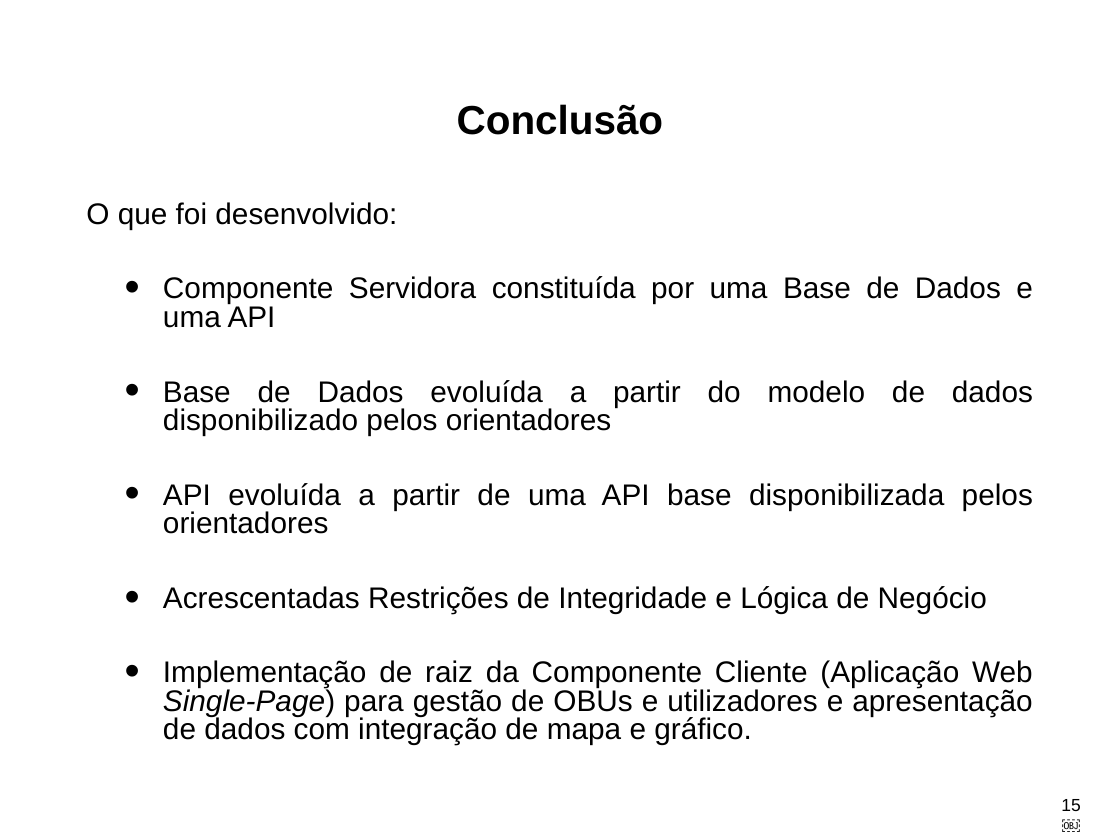
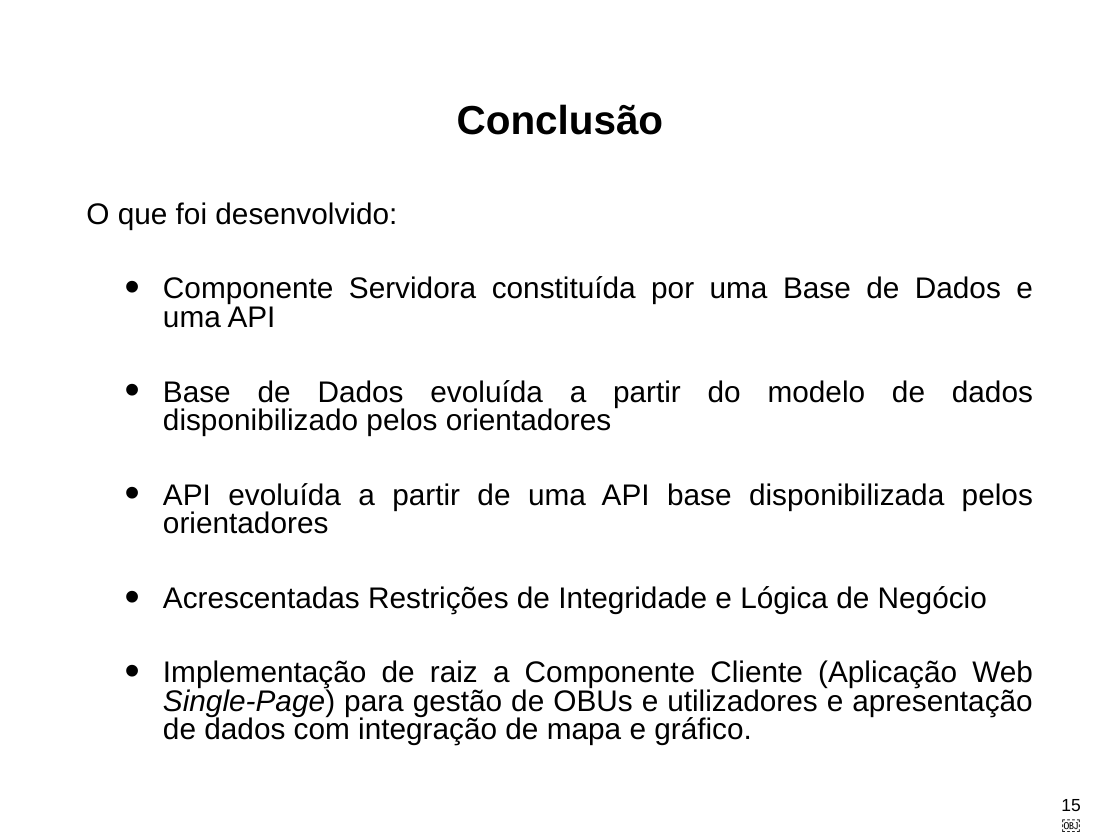
Before and after one commit to LikaV1996/ProjectoFinaldeCurso, a slide deck: slide 15 of AppFinalDeProjecto.pptx. Drawn at 1120x840 pixels with LibreOffice and Linux fonts; fonts in the diff are those of the drawing. Boxes give left, top, right and bottom in pixels: in the first picture for what was removed or moved away, otherwise in the second. Text is boxed around its words. In the diff, an @@ line names an element or a change of style, - is before the commit and + after.

```diff
--- a/AppFinalDeProjecto.pptx
+++ b/AppFinalDeProjecto.pptx
@@ text at (163,660,1033,745): text changed @@
-  • Implementação de raiz da Componente Cliente (Aplicação Web Single-Page) para gestão de OBUs e utilizadores e apresentação de dados com integração de mapa e gráfico.
+  • Implementação de raiz a Componente Cliente (Aplicação Web Single-Page) para gestão de OBUs e utilizadores e apresentação de dados com integração de mapa e gráfico.
```
Also in this commit, not shown: 3 other slides changed.
